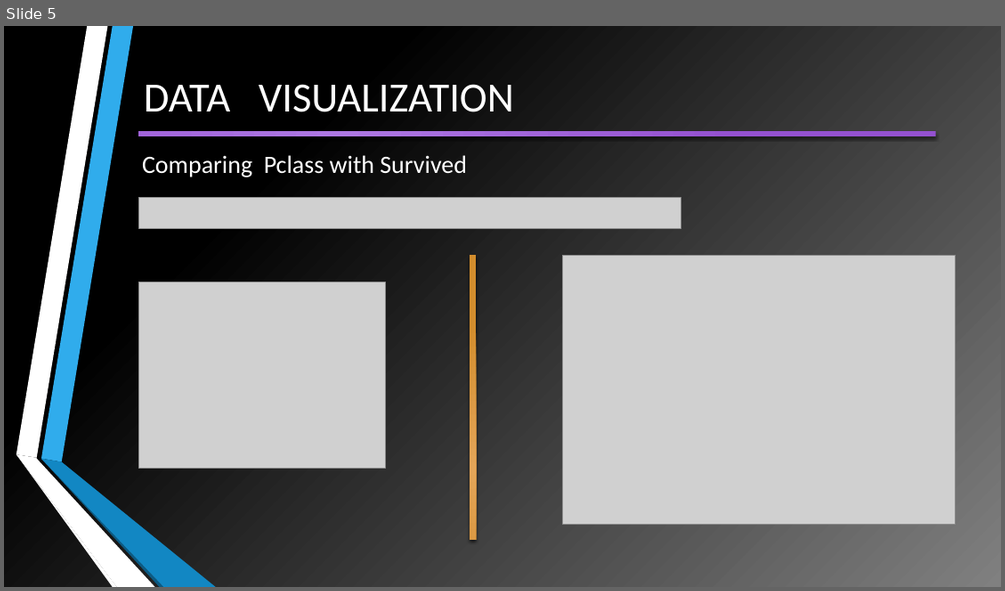
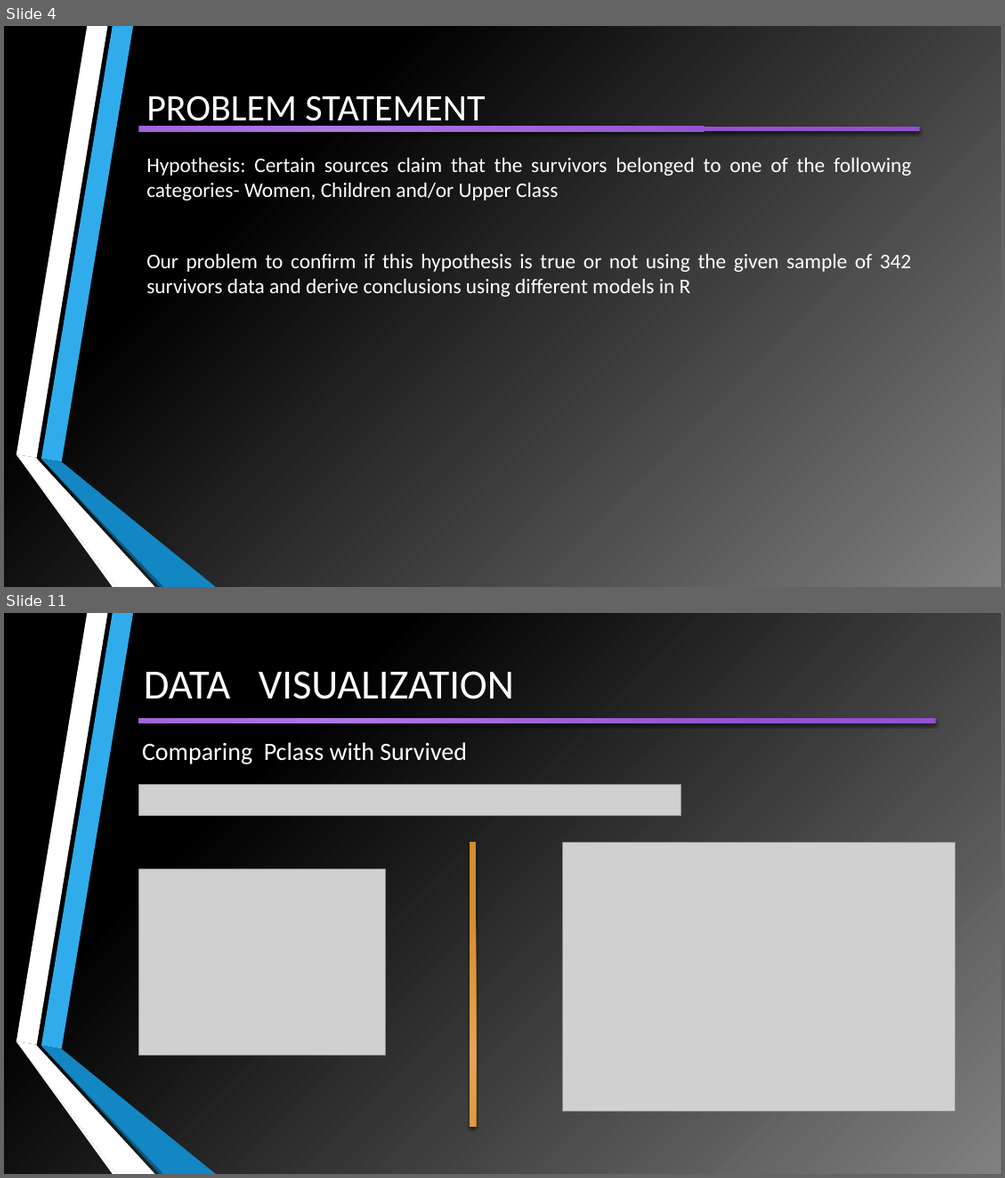
Before and after one commit to VirendraVerma-Viru/Titanic-Project-ML, a slide deck: TITANIC SURVIVOR PREDICTION.pptx. Shown one above the other, each under a label of ours: slide 5 before the commit, slides 4 and 11 after it; the slides between them are not shown. The pictures are 1005x591 and 1005x1178 pixels, drawn with LibreOffice and Linux fonts; fonts in the diff are those of the drawing; grey boxes stand for pictures. Boxes give left, top, right and bottom in pixels: in the first picture for what was removed or moved away, otherwise in the second. Text is boxed around its words. In the diff, an @@ line names an element or a change of style, - is before the commit and + after.

```diff
--- a/TITANIC SURVIVOR PREDICTION.pptx
+++ b/TITANIC SURVIVOR PREDICTION.pptx
@@ slide 4 added at (4,26,1001,587), background gradient #808080 to #000000; not listed: 6 template elements that a slide beside it also shows @@
@@ title added at (146,95,485,129), 36 pt, text #FFFFFF @@
+PROBLEM STATEMENT
@@ rectangle added at (139,127,920,131), fill gradient #AE78E3 to #9452D1 @@
@@ text added at (146,157,911,297), 20 pt, text #FFFFFF @@
+Hypothesis: Certain sources claim that the survivors belonged to one of the following categories- Women, Children and/or Upper Class
+Our problem to confirm if this hypothesis is true or not using the given sample of 342 survivors data and derive conclusions using different models in R
@@ what was slide 5 is now slide 11 @@
```
Also in this commit, not shown: 6 slides changed, 7 other slides added, 2 other files.
